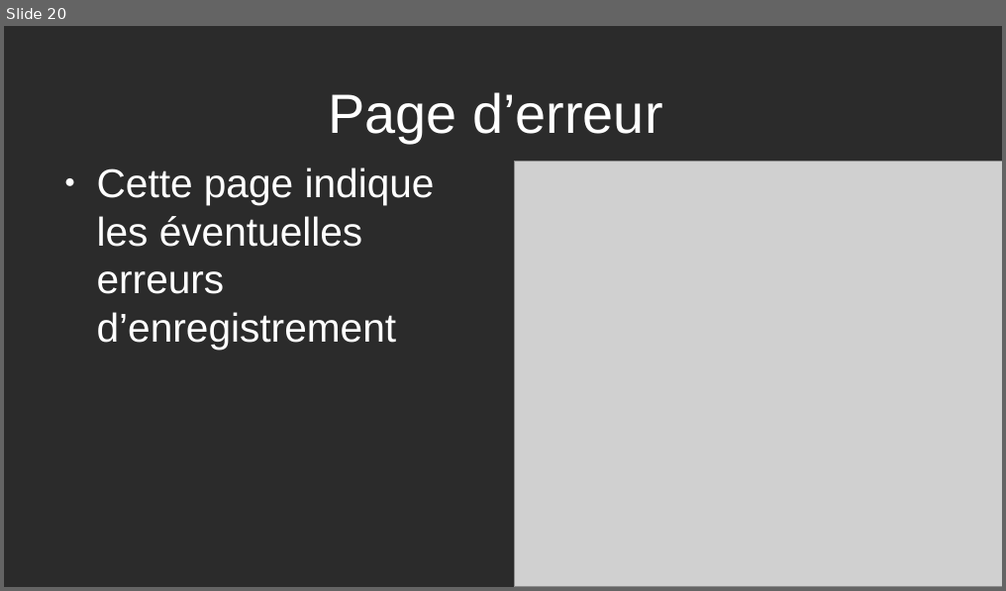
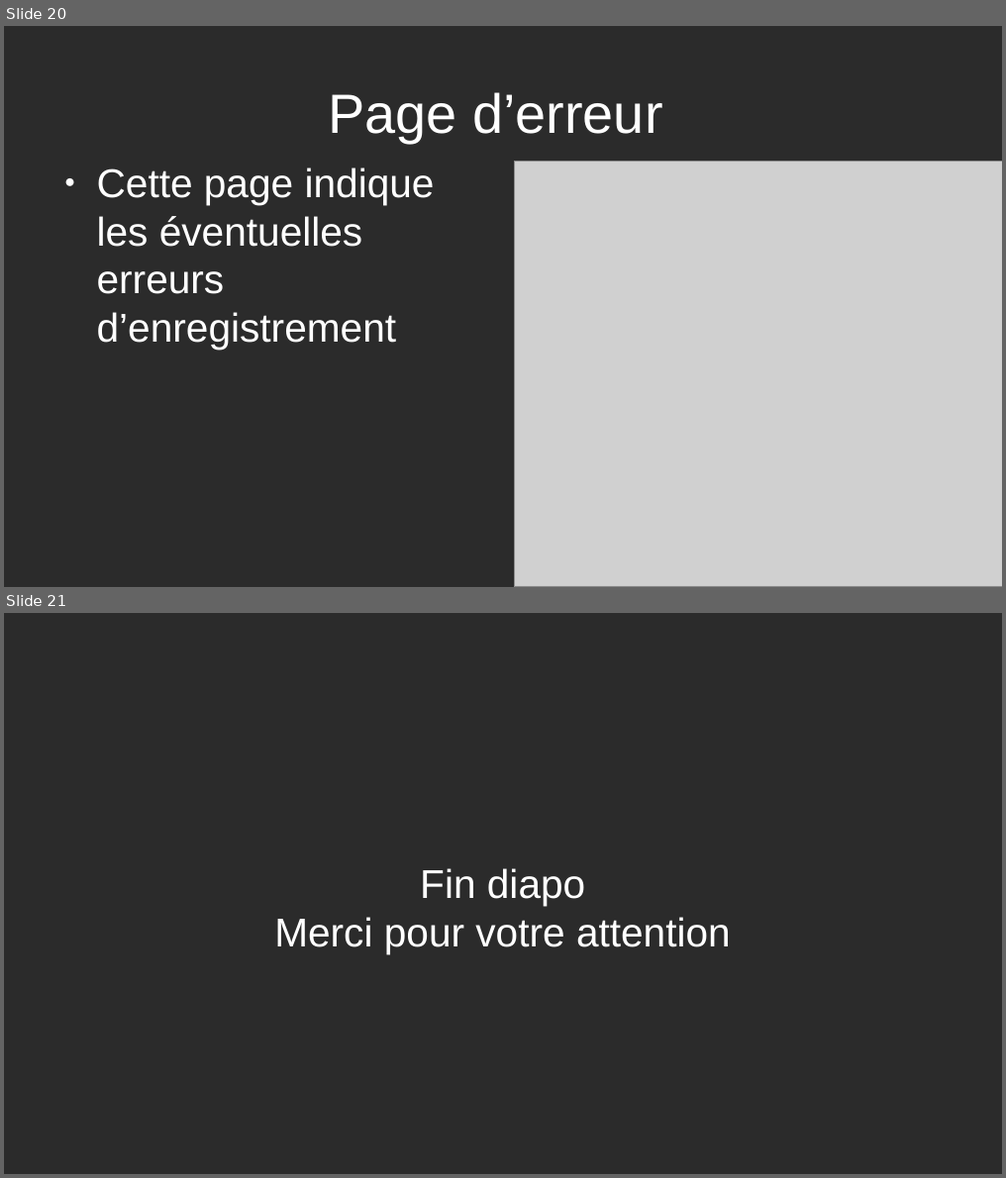
Before and after one commit to sitayebsofiane/resto, a slide deck: siteResto.odp. Shown one above the other, each under a label of ours: slide 20 before the commit, slides 20 and 21 after it. The pictures are 1006x591 and 1006x1178 pixels, drawn with LibreOffice and Linux fonts; fonts in the diff are those of the drawing; grey boxes stand for pictures; background and template pictures are left out; a plain dark background stands for a picture behind light text. Boxes give left, top, right and bottom in pixels: in the first picture for what was removed or moved away, otherwise in the second. Text is boxed around its words. In the diff, an @@ line names an element or a change of style, - is before the commit and + after.

Commit message:
ajout diapo

```diff
--- a/siteResto.odp
+++ b/siteResto.odp
@@ slide 21 added at [4,613,1002,1174], background picture (left out) @@
@@ subtitle added at [274,868,731,955], 32 pt, text #FFFFFF @@
+Fin diapo
+Merci pour votre attention
```
